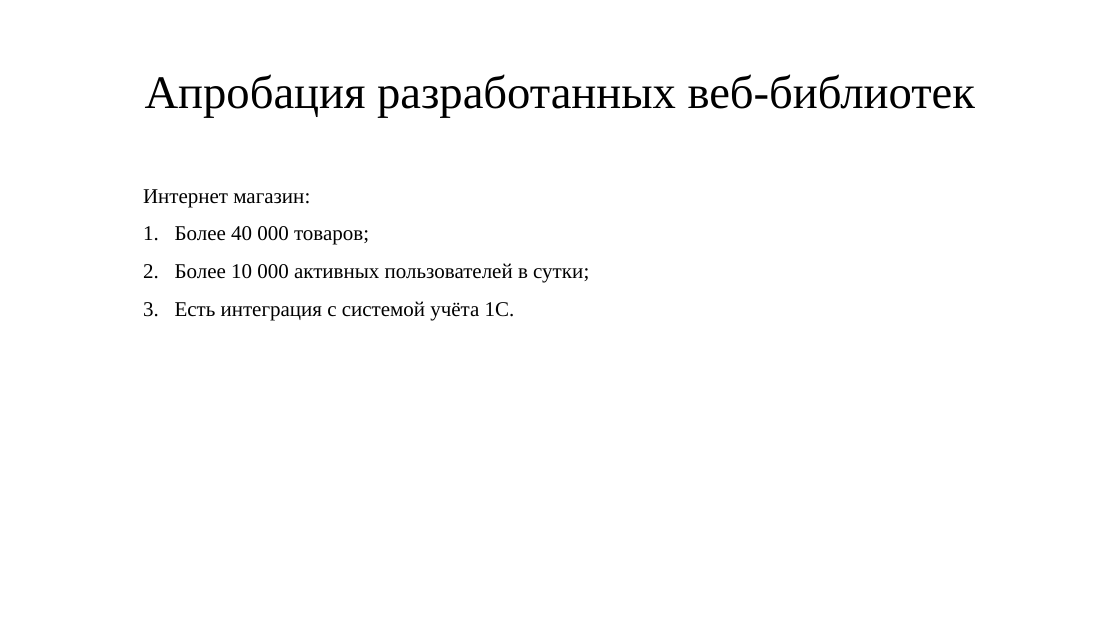
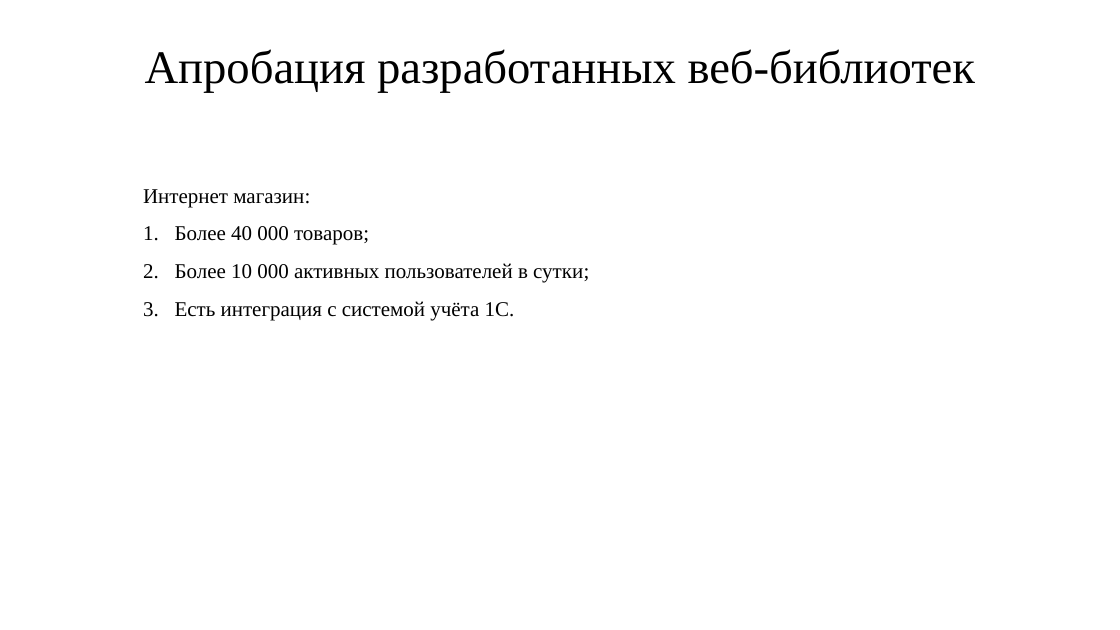
Before and after one commit to IgorTyutyunov/-, a slide deck: slide 10 of ВКР_5.pptx (slide 9 before the commit). Drawn at 1120x630 pixels with LibreOffice and Linux fonts; fonts in the diff are those of the drawing. Boxes give left, top, right and bottom in pixels: in the first picture for what was removed or moved away, otherwise in the second. Text is boxed around its words. In the diff, an @@ line names an element or a change of style, - is before the commit and + after.

```diff
--- a/ВКР_5.pptx
+++ b/ВКР_5.pptx
@@ title "Апробация разработанных веб-библиотек" moved from (x1=145, y1=74, x2=975, y2=117) to (x1=145, y1=49, x2=975, y2=93) @@
```
Also in this commit, not shown: 3 other slides changed, 1 slide added.
